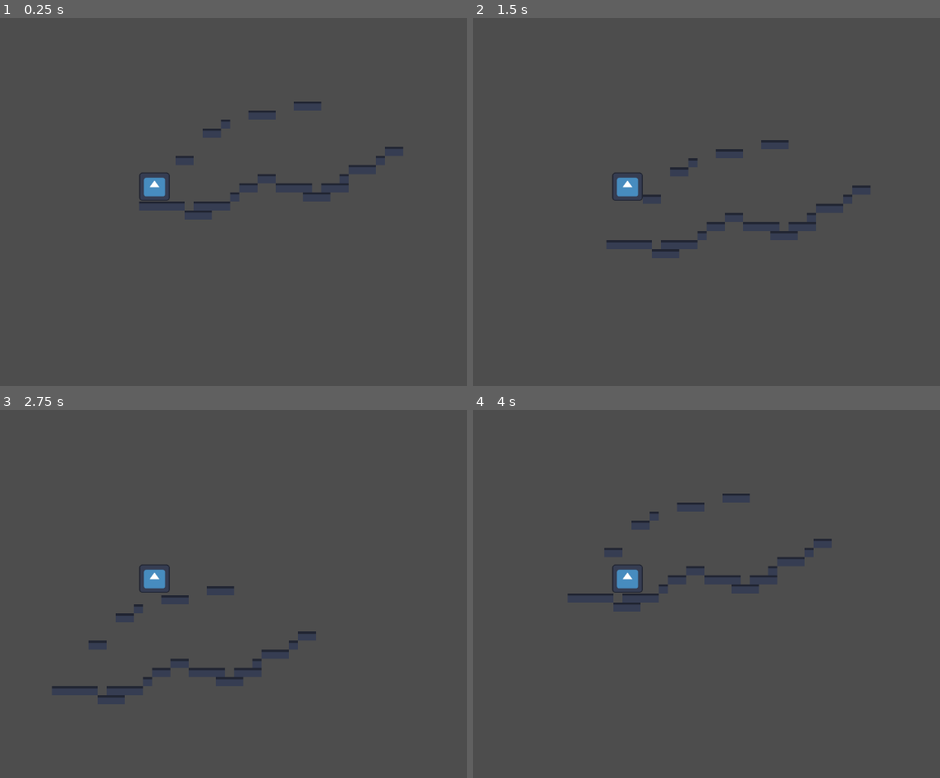
Above: before the commit, frames 1-4 (two rows, left to right).
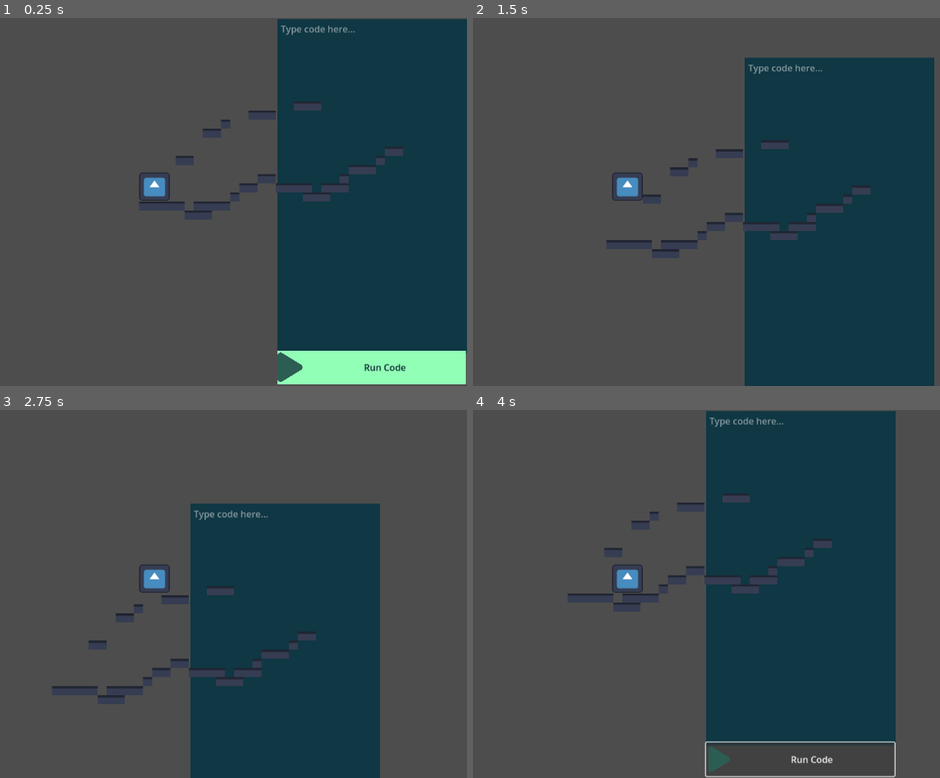
Above: after the commit, the same moments.

Repository: tplatt-coursework/Modern-Web-Technologies---Group-Project
Game: Godot game, scene res://main.tscn
Two runs of this game, one before a commit and one after it. Both use one fixed random seed, a clock stepped at 60 frames per second and the inputs below. Before the commit the project has no main scene; this scene is started directly in both runs. The engine's default icon, where the game draws it, is replaced by a stand-in: a white triangle on a blue panel in a dark square.
Inputs (mouse positions are in pixels of both pictures, inside the frame that each line leads up to):
- Up to frame 1 (0.25 s): no input
- Up to frame 2 (1.5 s): click (846, 367) at 0.5 s, where only the run after the commit has a clickable "Run Code"; tap Enter (ui_accept) at 1.25 s; hold Right (ui_right) from 1.28 s (still down)
- Up to frame 3 (2.75 s): keep holding Right (ui_right); tap Enter (ui_accept) at 1.52, 2.27 s
- Up to frame 4 (4 s): release Right (ui_right) at 2.78 s; hold Left (ui_left) 2.78-3.53 s; hold Right (ui_right) from 3.53 s (still down); tap Enter (ui_accept) at 3.77 s

The runs differ from the first frame. In frame 1, 39% of the frame differs, in the area x 59-100%, y 0-100%; in frame 2, 35%; in frame 3, 29%; in frame 4, 37%.

Commit message:
add basic code editor

Diff:
--- /dev/null
+++ b/game-project/code_box.gd
@@ -0,0 +1,21 @@
+extends Node
+
+func _on_run_button_pressed() -> void:
+	var user_code = $CodeEdit.text.split("\n")
+	for line in user_code:
+		_parse_and_execute(line.strip_edges())
+	print(user_code)
+
+func _parse_and_execute(line: String):
+	match line:
+		"jump()":
+			print("jumping")
+			# call  jump function here
+		"move_left()":
+			print("moving 1 unit left")
+			# call move left function here
+		"move_right()":
+			print("moving 1 unit right")
+			# call move right function here
+		_:
+			print("Error: unknown command ", line)
--- a/game-project/code_box.tscn
+++ b/game-project/code_box.tscn
@@ -1,3 +1,34 @@
-[gd_scene format=3 uid="uid://srhaevr685ec"]
+[gd_scene load_steps=4 format=3 uid="uid://srhaevr685ec"]
 
-[node name="CodeBox" type="Node"]
+[ext_resource type="Script" path="res://code_box.gd" id="1_ihe8n"]
+[ext_resource type="Texture2D" uid="uid://frf5mtjdeck6" path="res://play-icon.svg" id="2_6fk8e"]
+
+[sub_resource type="StyleBoxFlat" id="StyleBoxFlat_m13rt"]
+bg_color = Color(0.572549, 1, 0.717647, 1)
+
+[node name="CodeBox" type="Control"]
+layout_mode = 3
+anchors_preset = 0
+script = ExtResource("1_ihe8n")
+
+[node name="CodeEdit" type="CodeEdit" parent="."]
+offset_left = 824.0
+offset_top = -648.0
+offset_right = 1157.0
+offset_bottom = -59.0
+theme_override_colors/background_color = Color(0.0588235, 0.215686, 0.266667, 1)
+placeholder_text = "Type code here..."
+
+[node name="RunButton" type="Button" parent="."]
+offset_left = 824.0
+offset_top = -64.0
+offset_right = 1155.0
+offset_bottom = -5.0
+theme_override_colors/font_color = Color(0.0392157, 0.14902, 0.188235, 1)
+theme_override_colors/icon_pressed_color = Color(0, 0, 0, 1)
+theme_override_styles/normal = SubResource("StyleBoxFlat_m13rt")
+text = "Run Code"
+icon = ExtResource("2_6fk8e")
+expand_icon = true
+
+[connection signal="pressed" from="RunButton" to="." method="_on_run_button_pressed"]
--- a/game-project/main.tscn
+++ b/game-project/main.tscn
@@ -7,6 +7,10 @@
 [node name="Main" type="Node2D"]
 
 [node name="CodeBox" parent="." instance=ExtResource("1_7u6uk")]
+offset_left = -581.0
+offset_top = 327.0
+offset_right = -581.0
+offset_bottom = 327.0
 
 [node name="GameBox" parent="." instance=ExtResource("2_jc0vt")]
 
--- /dev/null
+++ b/game-project/play-icon.svg
@@ -0,0 +1 @@
+<svg xmlns="http://www.w3.org/2000/svg" viewBox="0 0 384 512"><!--!Font Awesome Free 6.7.2 by @fontawesome - https://fontawesome.com License - https://fontawesome.com/license/free Copyright 2025 Fonticons, Inc.--><path fill="#2c5d52" d="M73 39c-14.8-9.1-33.4-9.4-48.5-.9S0 62.6 0 80L0 432c0 17.4 9.4 33.4 24.5 41.9s33.7 8.1 48.5-.9L361 297c14.3-8.7 23-24.2 23-41s-8.7-32.2-23-41L73 39z"/></svg>
--- a/game-project/project.godot
+++ b/game-project/project.godot
@@ -11,6 +11,7 @@
 [application]
 
 config/name="Game Project"
+run/main_scene="res://main.tscn"
 config/features=PackedStringArray("4.3", "Forward Plus")
 config/icon="res://icon.svg"
 
Not shown, added: game-project/play-icon.svg.import
